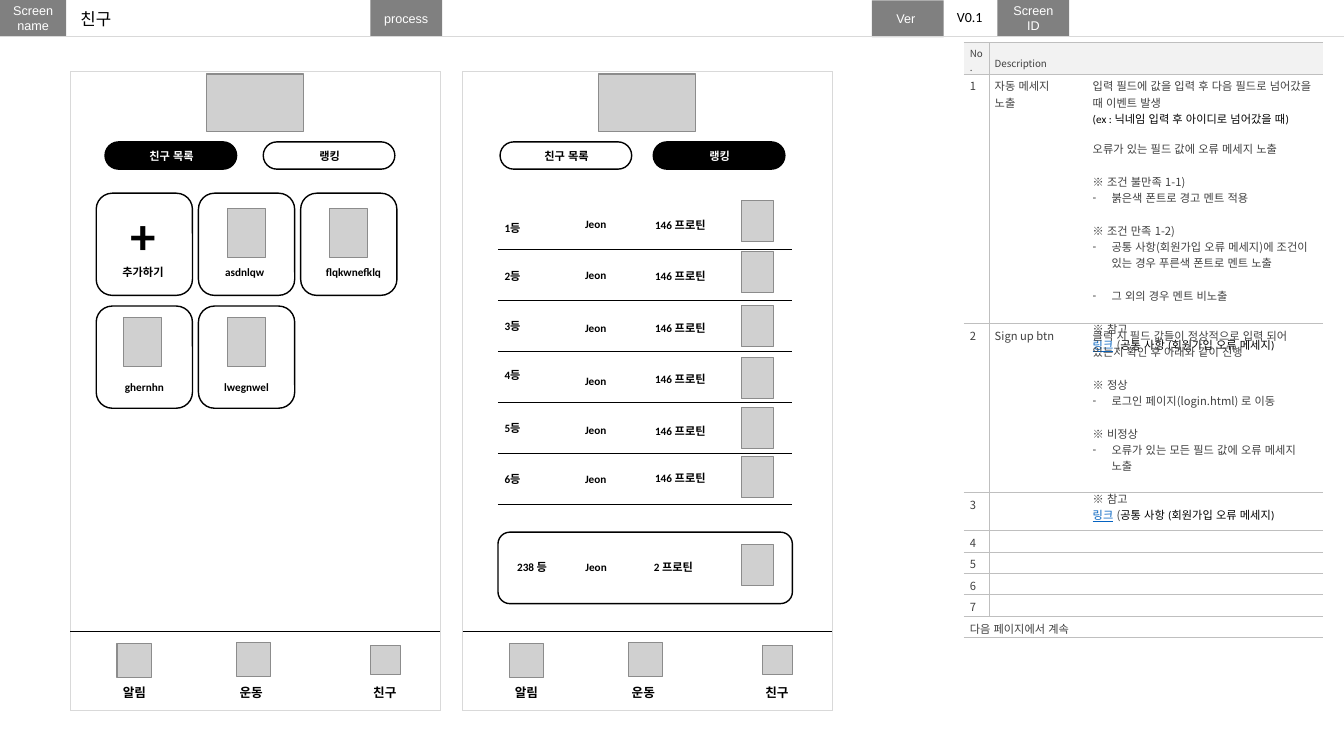
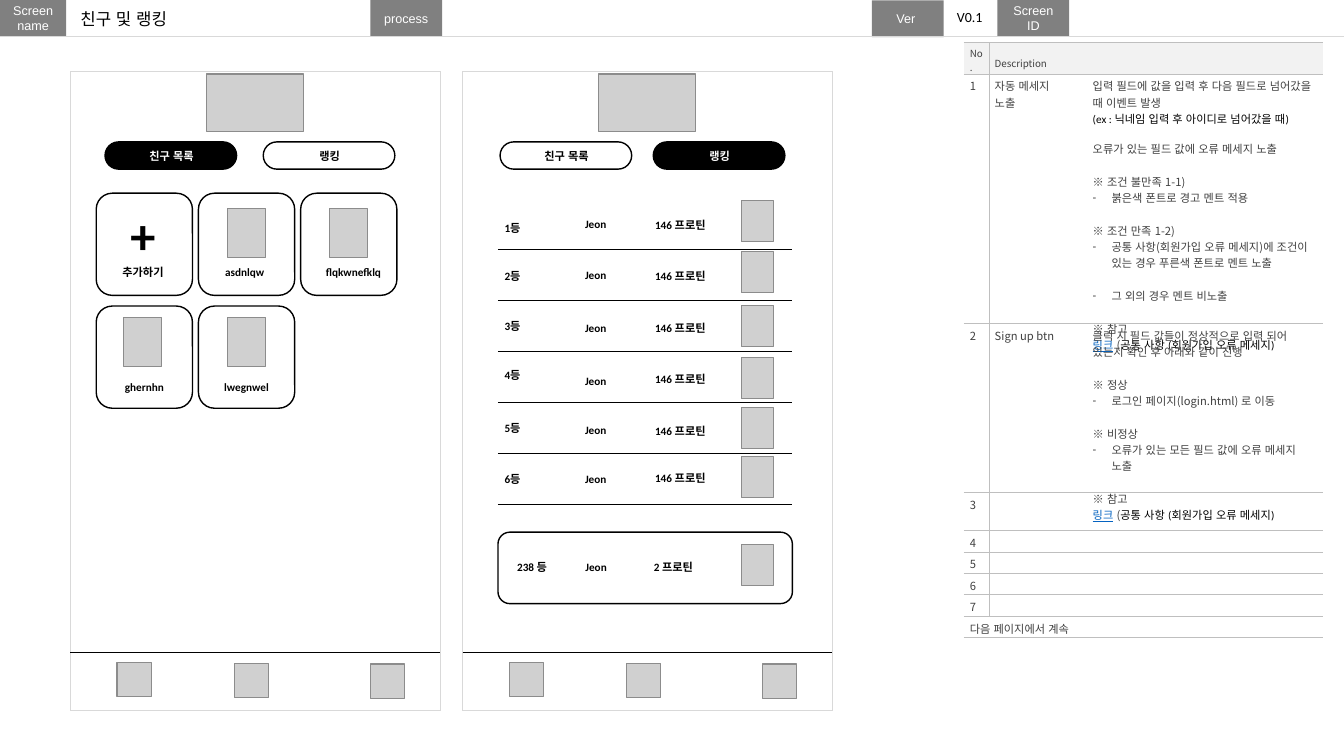
Before and after one commit to nohminkyoung/Final_project, a slide deck: slide 19 of finalproject_화면설계.pptx (slide 11 before the commit). Drawn at 1344x756 pixels with LibreOffice and Linux fonts; fonts in the diff are those of the drawing; grey boxes stand for pictures. Boxes give left, top, right and bottom in pixels: in the first picture for what was removed or moved away, otherwise in the second. Text is boxed around its words. In the diff, an @@ line names an element or a change of style, - is before the commit and + after.

```diff
--- a/finalproject_화면설계.pptx
+++ b/finalproject_화면설계.pptx
@@ text at bbox=[80, 11, 167, 27]: text changed @@
-친구
+친구 및 랭킹
@@ picture removed at bbox=[237, 642, 271, 677] @@
@@ picture removed at bbox=[371, 645, 400, 675] @@
@@ 2 pictures, 2 lines: place and size @@
-2 pictures, 2 lines at bbox=[71, 631, 832, 678]
+2 pictures, 2 lines at bbox=[71, 652, 832, 697]
@@ picture removed at bbox=[629, 642, 663, 677] @@
@@ picture removed at bbox=[763, 645, 792, 675] @@
@@ text removed at bbox=[123, 684, 146, 701] @@
-알림
@@ picture added at bbox=[235, 663, 269, 698] @@
@@ text removed at bbox=[240, 686, 263, 698] @@
-운동
@@ picture added at bbox=[371, 664, 405, 699] @@
@@ text removed at bbox=[373, 686, 396, 698] @@
-친구
@@ text removed at bbox=[515, 684, 538, 701] @@
-알림
@@ picture added at bbox=[627, 663, 661, 698] @@
@@ text removed at bbox=[632, 686, 655, 698] @@
-운동
@@ picture added at bbox=[763, 664, 798, 699] @@
@@ text removed at bbox=[765, 686, 788, 698] @@
-친구
```
Also in this commit, not shown: 7 other slides changed, 12 slides added.
